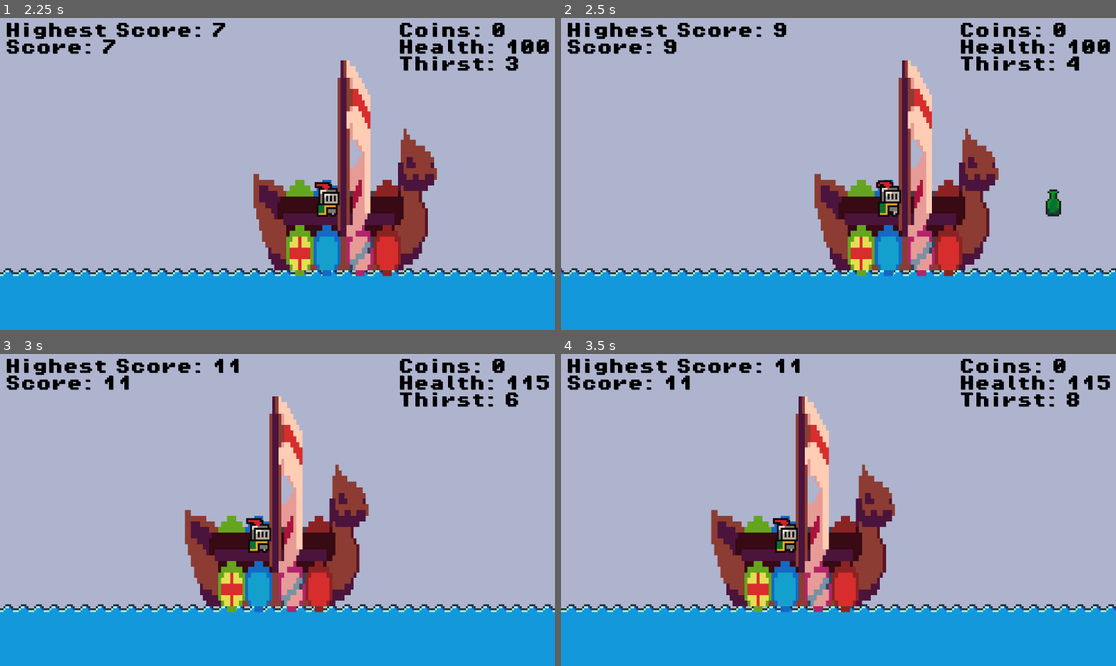
Above: before the commit, frames 1-4 (two rows, left to right).
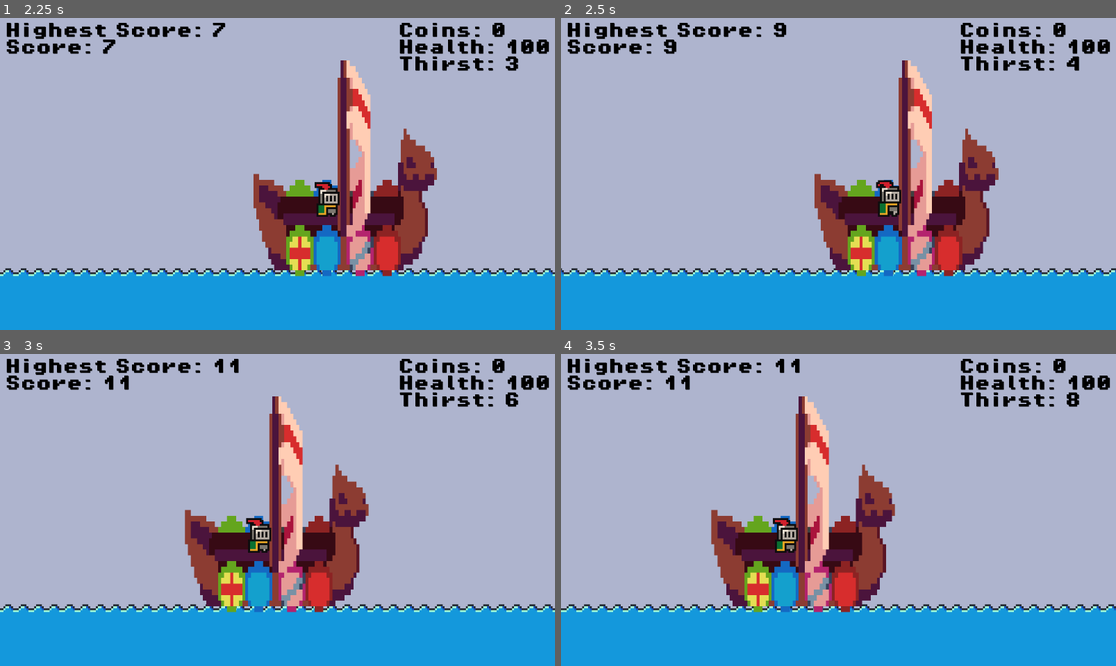
Above: after the commit, the same moments.

Repository: wessleyn/Jura-Knight
Game: Godot game, scene res://scenes/main_menu.tscn
Same seed, same stepped clock (60 frames per second), same inputs: the game is played once before the commit and once after it.
Inputs:
- Up to frame 1 (2.25 s): click "Start Game" at 0.5 s; tap Enter at 1.25 s; hold Right (move_right) from 1.28 s (still down); tap Up (jump) at 1.52 s
- Up to frame 2 (2.5 s): keep holding Right (move_right); tap Up (jump) at 2.27 s
- Up to frame 3 (3 s): release Right (move_right) at 2.78 s; hold Left (move_left) from 2.78 s (still down)
- Up to frame 4 (3.5 s): keep holding Left (move_left)

Frame 1 is identical in both runs. In frame 2, 0.2% of the frame differs, in the area x 87-91%, y 54-64%; in frame 3, 0.1%; in frame 4, 0.1%.

Commit message:
Chore: reorganized Nodes

Diff:
--- a/scenes/game.tscn
+++ b/scenes/game.tscn
@@ -617,9 +617,9 @@
 [node name="Coin7" parent="Coins" instance=ExtResource("5_iywne")]
 position = Vector2(200, 26)
 
-[node name="Labels" type="Node" parent="."]
-
-[node name="Label" type="Label" parent="Labels"]
+[node name="Info Labels" type="Node" parent="."]
+
+[node name="Label" type="Label" parent="Info Labels"]
 offset_left = 441.0
 offset_top = 135.0
 offset_right = 595.0
@@ -628,7 +628,7 @@
 theme_override_font_sizes/font_size = 8
 text = "Don't Fall"
 
-[node name="Label2" type="Label" parent="Labels"]
+[node name="Label2" type="Label" parent="Info Labels"]
 offset_left = 800.0
 offset_top = -16.0
 offset_right = 968.0
@@ -663,13 +663,18 @@
 [node name="Water Vase" parent="Water Vases" instance=ExtResource("14_trtic")]
 position = Vector2(-343, 167)
 
-[node name="Node" type="Node" parent="."]
-
-[node name="Green Vase" parent="Node" instance=ExtResource("9_ir15t")]
+[node name="Healing Vases" type="Node" parent="."]
+
+[node name="Green Vase" parent="Healing Vases" instance=ExtResource("9_ir15t")]
 position = Vector2(203, 132)
 
-[node name="Green Vase2" parent="Node" instance=ExtResource("9_ir15t")]
+[node name="Green Vase2" parent="Healing Vases" instance=ExtResource("9_ir15t")]
 position = Vector2(216, -14)
+
+[node name="Enemies" type="Node" parent="."]
+
+[node name="Slime" parent="Enemies" instance=ExtResource("7_u5sy4")]
+position = Vector2(653, 120)
 
 [node name="Knight" parent="." instance=ExtResource("1_uwrxv")]
 position = Vector2(-1325, 128)
@@ -690,9 +695,6 @@
 [node name="CollisionShape2D" type="CollisionShape2D" parent="Kill Zone"]
 position = Vector2(-20, -75)
 shape = SubResource("WorldBoundaryShape2D_u5sy4")
-
-[node name="Slime" parent="." instance=ExtResource("7_u5sy4")]
-position = Vector2(653, 120)
 
 [node name="GameManager" type="CanvasLayer" parent="."]
 unique_name_in_owner = true
@@ -729,6 +731,3 @@
 text = "Coins: 0
 Health: 100
 Thirst: 0"
-
-[node name="Green Vase" parent="." instance=ExtResource("9_ir15t")]
-position = Vector2(-1059, 126)
--- a/scripts/game_manager.gd
+++ b/scripts/game_manager.gd
@@ -49,5 +49,5 @@
 
 func takeHealing(point):
 	health += point
-	if(health >= 0): pass #change health bar from green to purple
+	if(health >= 0): pass # TODO: hange health bar from green to purple
 	updateStats()
